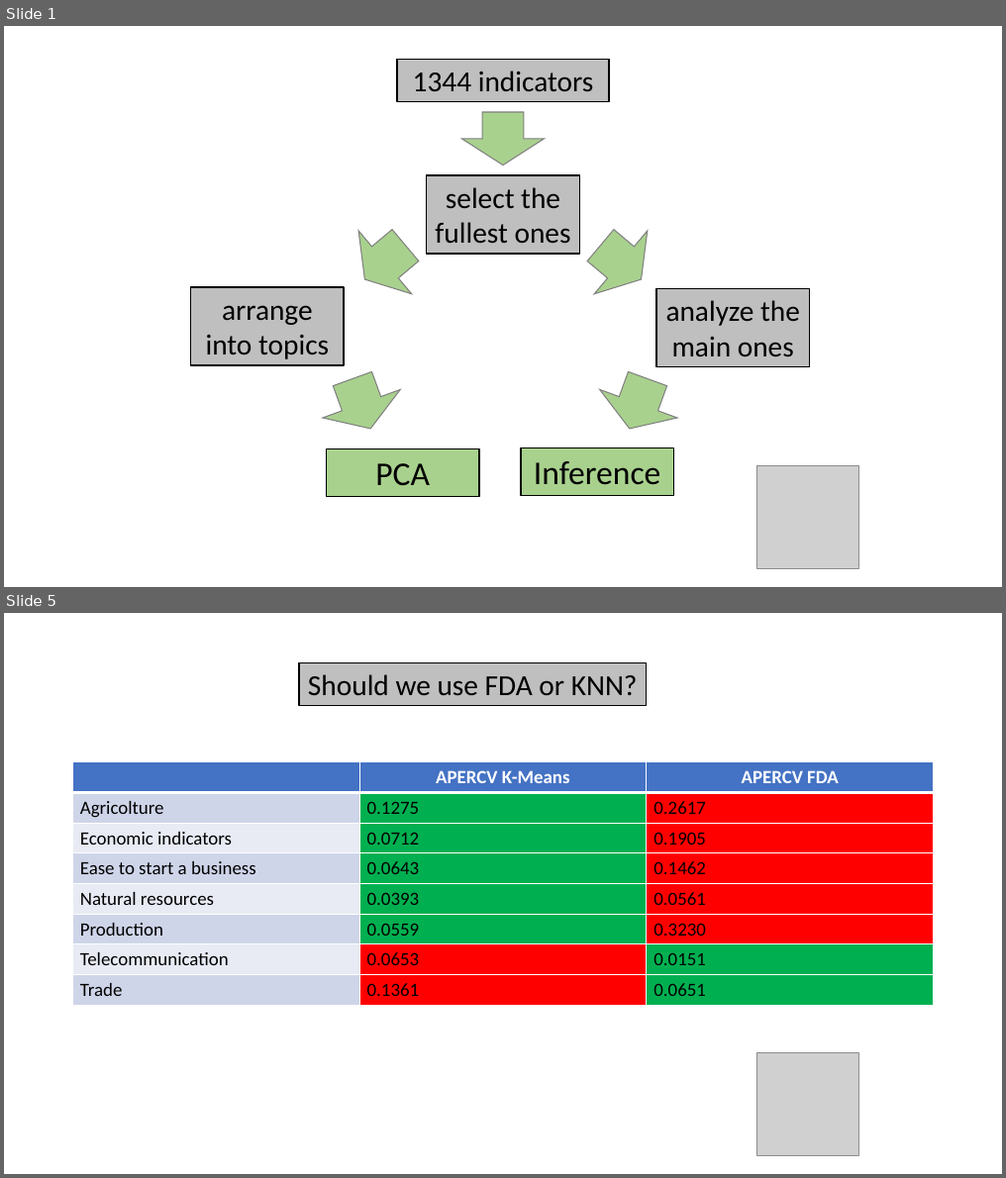
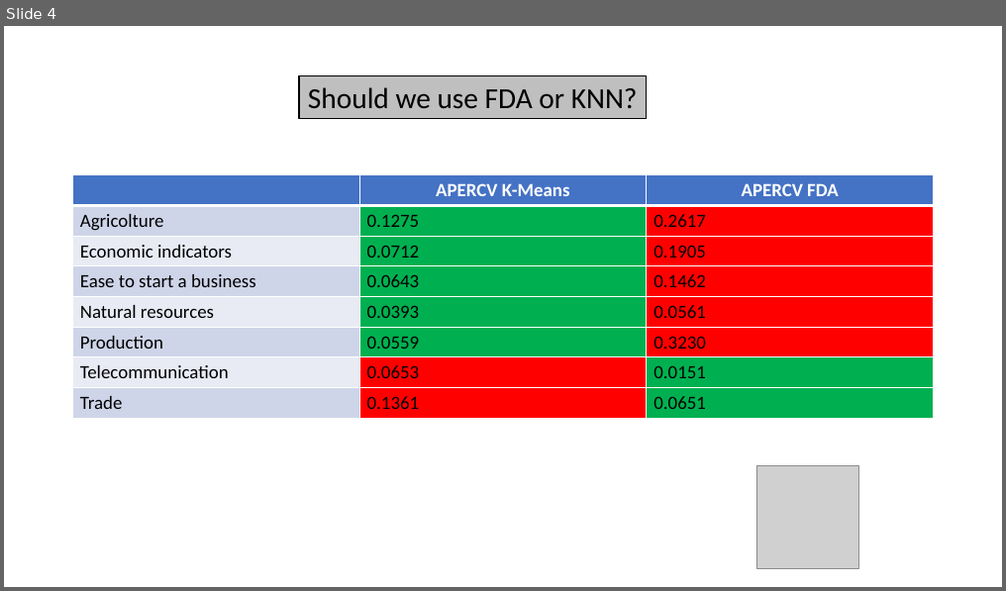
Before and after one commit to skiamu/StatApp_test, a slide deck: AAA-Final presentation/PresentazioneMowy.pptx. Shown one above the other, each under a label of ours: slides 1 and 5 before the commit, slide 4 after it; the slides between them are not shown. The pictures are 1006x1178 and 1006x591 pixels, drawn with LibreOffice and Linux fonts; fonts in the diff are those of the drawing; grey boxes stand for pictures. Boxes give left, top, right and bottom in pixels: in the first picture for what was removed or moved away, otherwise in the second. Text is boxed around its words. In the diff, an @@ line names an element or a change of style, - is before the commit and + after.

```diff
--- a/AAA-Final presentation/PresentazioneMowy.pptx
+++ b/AAA-Final presentation/PresentazioneMowy.pptx
@@ slide 1 removed at (4,26,1002,587), background #FFFFFF @@
@@ rectangle removed at (397,59,609,101) @@
-1344 indicators
@@ down arrow removed at (462,112,545,166) @@
@@ rectangle removed at (426,175,580,254) @@
-select the fullest ones
@@ down arrow removed at (344,236,426,289) @@
@@ down arrow removed at (580,236,662,289) @@
@@ rectangle removed at (190,287,344,366) @@
-arrange into topics
@@ rectangle removed at (656,288,810,367) @@
-analyze the main ones
@@ down arrow removed at (321,377,403,430) @@
@@ down arrow removed at (598,377,680,430) @@
@@ rectangle removed at (326,449,479,497) @@
-PCA
@@ rectangle removed at (521,448,674,496) @@
-Inference
@@ picture removed at (756,467,859,569) @@
@@ what was slide 5 is now slide 4 @@
```
Also in this commit, not shown: 2 slides changed, 1 slide added, 2 other slides removed.
